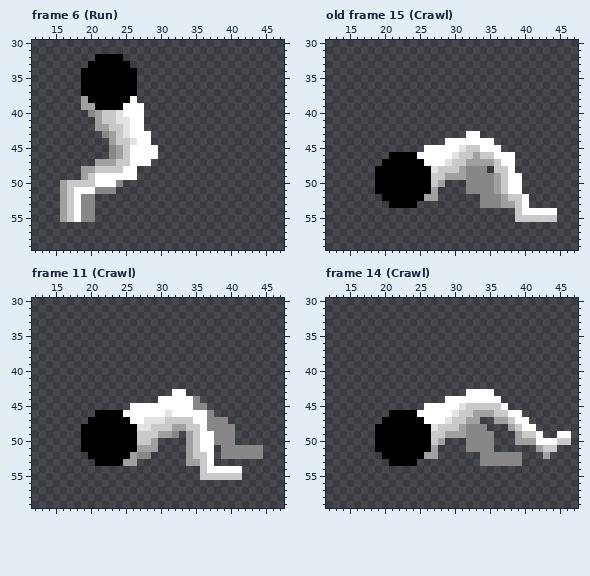
Pixel-art file -- Sprites/Pawns/Pawn_08/Pawn_08.aseprite. Above is the file before it was changed.
48x64 pixels, 31 frames. Shown: frame 6 (Run): x 12..47, y 30..59; old frame 15 (Crawl): x 12..47, y 30..59; frame 11 (Crawl): x 12..47, y 30..59; frame 14 (Crawl): x 12..47, y 30..59. The commit also changed other frames, which this record leaves out.
After:
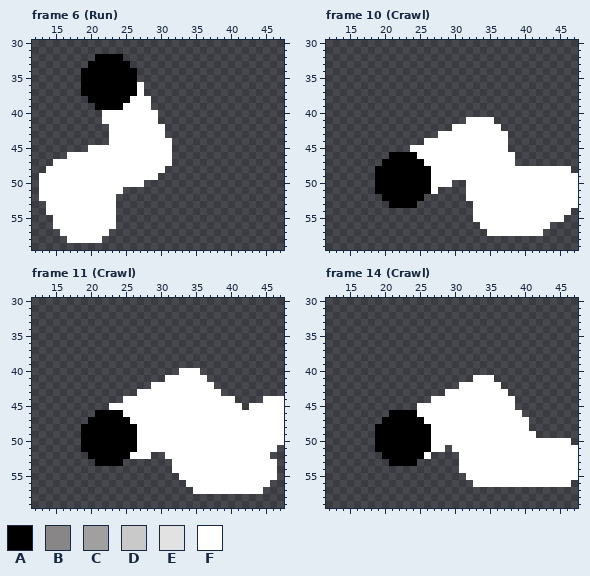
Palette (. is transparent): A #000000  B #888686  C #a0a0a0  D #c9c9c9  E #e2e2e2  F #ffffff
A new or re-ordered frame is compared with the old frame closest to it.
The exact change:
layer "Layer 9" added
layer "Leg_Back" now hidden
layer "Leg_Top" now hidden
frames re-ordered
Frame 6 (Run):
y 36..37: x 27 . -> F
y 38: x 19 C -> .; x 27..28 .. -> FF
y 39: x 19..20 CC -> ..; x 28 . -> F
y 40: x 20..24 BCDDE -> ..FFF; x 28..29 .. -> FF
y 41: x 21..25 CDDEE -> .FFFF; x 28..29 .. -> FF
y 42: x 21..25 CCDDE -> ..FFF; x 28..30 ... -> FFF
y 43: x 22..25 BCDE -> .FFF; x 29..30 .. -> FF
y 44: x 23..26 CDDE -> FFFF; x 29..31 ... -> FFF
y 45: x 20..25 ...BCD -> FFFFFF; x 30..31 .. -> FF
y 46: x 17..25 ......BCD -> FFFFFFFFF; x 30..31 .. -> FF
y 47: x 15..25 ......CCCDD -> FFFFFFFFFFF; x 29..31 ... -> FFF
y 48: x 14..24 .....CCDDDD -> FFFFFFFFFFF; x 27..30 .... -> FFFF
y 49: x 13..20 ......CD -> FFFFFFFF; x 27..29 ... -> FFF
y 50: x 13..20 ...CDDDD -> FFFFFFFF; x 24..27 B... -> FFFF
y 51: x 13..17 ...CD -> FFFFF; x 21..24 BBB. -> FFFF
y 52: x 13..17 ...CD -> FFFFF; x 19..23 BB... -> FFFFF
y 53..54: x 14..17 ..CD -> FFFF; x 19..23 BB... -> FFFFF
y 55: x 15..17 .CD -> FFF; x 19..23 BB... -> FFFFF
y 56: x 15..23 ......... -> FFFFFFFFF
y 57: x 16..22 ....... -> FFFFFFF
y 58: x 17..21 ..... -> FFFFF
Frame 10 (Crawl) against old frame 15 (Crawl):
y 41: x 32..35 .... -> FFFF
y 42: x 30..36 ....... -> FFFFFFF
y 43: x 28..31 .... -> FFFF; x 34..37 .... -> FFFF
y 44: x 26..28 ... -> FFF; x 36..37 .. -> FF
y 45: x 24..25 .. -> FF; x 31..33 EDD -> FFF; x 37 . -> F
y 46: x 30..35 EDDCDD -> FFFFFF
y 47: x 29..36 EDDCCCCD -> FFFFFFFF
y 48: x 27..37 EDDDCBBB.DD -> FFFFFFFFFFF; x 39..46 ........ -> FFFFFFFF
y 49: x 27..37 DDCCCBBBBCD -> FFFFFFFFFFF; x 40..47 ........ -> FFFFFFFF
y 50: x 27..29 DC. -> FFF; x 32..37 BBBBCD -> FFFFFF; x 40..47 ........ -> FFFFFFFF
y 51: x 27 C -> F; x 32..37 BBBBCD -> FFFFFF; x 40..47 ........ -> FFFFFFFF
y 52: x 26..27 CC -> ..; x 32..39 ..BBBCDD -> FFFFFFFF; x 41..47 ....... -> FFFFFFF
y 53: x 33..39 .BBBCCD -> FFFFFFF; x 41..47 ....... -> FFFFFFF
y 54: x 33..39 ......D -> FFFFFFF; x 45..46 .. -> FF
y 55: x 33..45 ......DDDDDD. -> FFFFFFFFFFFFF
y 56: x 34..43 .......... -> FFFFFFFFFF
y 57: x 35..42 ........ -> FFFFFFFF
Frame 11 (Crawl):
y 40: x 33..35 ... -> FFF
y 41: x 31..36 ...... -> FFFFFF
y 42: x 29..37 ......... -> FFFFFFFFF
y 43: x 27..31 ..... -> FFFFF; x 34..38 ..... -> FFFFF
y 44: x 25..29 ..... -> FFFFF; x 35..40 B..... -> FFFFFF; x 45..47 ... -> FFF
y 45: x 23..25 ... -> FFF; x 35..41 BB..... -> FFFFFFF; x 43..47 ..... -> FFFFF
y 46: x 31 E -> F; x 37..47 B.......... -> FFFFFFFFFFF
y 47: x 28..34 EEEDDDD -> FFFFFFF; x 37..47 BBB........ -> FFFFFFFFFFF
y 48: x 27..35 EEDDDCCDD -> FFFFFFFFF; x 37..47 BBBB....... -> FFFFFFFFFFF
y 49: x 27..35 DDDCCB.CD -> FFFFFFFFF; x 38..47 BBB....... -> FFFFFFFFFF
y 50: x 27..35 DDC....CD -> FFFFFFFFF; x 38..47 BBB....... -> FFFFFFFFFF
y 51: x 27..35 CCC....CD -> FFFFFFFFF; x 38..46 .BBBBBB.. -> FFFFFFFFF
y 52: x 26..28 CBB -> FFF; x 31..36 ...CDD -> FFFFFF; x 38..45 .BBBBBB. -> FFFFFFFF
y 53: x 25..26 CC -> ..; x 32..36 ..CCD -> FFFFF; x 38..46 ......... -> FFFFFFFFF
y 54: x 32..36 ....D -> FFFFF; x 42..46 ..... -> FFFFF
y 55: x 33..46 ...DDDDDD..... -> FFFFFFFFFFFFFF
y 56: x 34..45 ............ -> FFFFFFFFFFFF
y 57: x 35..44 .......... -> FFFFFFFFFF
Frame 14 (Crawl):
y 41: x 33..35 ... -> FFF
y 42: x 31..36 ...... -> FFFFFF
y 43: x 29..31 ... -> FFF; x 36..37 .. -> FF
y 44: x 27..28 .. -> FF; x 37..38 .. -> FF
y 45: x 25 . -> F; x 31..36 EDDDDD -> FFFFFF; x 38 . -> F
y 46: x 30..37 EDDCCCDD -> FFFFFFFF
y 47: x 29..38 EDDCC..CCD -> FFFFFFFFFF
y 48: x 27..39 EDDDCBBB...CD -> FFFFFFFFFFFFF; x 41 F -> .
y 49: x 27..42 DDCCCBBBB...CDDF -> FFFFFFFFFFFFFFF.; x 45..46 FF -> ..
y 50: x 27..41 DC...BBBB...CCC -> FFFFFFFFFFFFFFF; x 45..46 DD -> FF
y 51: x 27..28 C. -> FF; x 30..47 ..BBBB......CDD... -> FFFFFFFFFFFFFFFFFF
y 52: x 26..27 CC -> F.; x 31..47 ...BBBBBB...C.... -> FFFFFFFFFFFFFFFFF
y 53: x 31..47 ...BBBBBB........ -> FFFFFFFFFFFFFFFFF
y 54: x 31..47 ................. -> FFFFFFFFFFFFFFFFF
y 55: x 32..47 ................ -> FFFFFFFFFFFFFFFF
y 56: x 33..46 .............. -> FFFFFFFFFFFFFF
